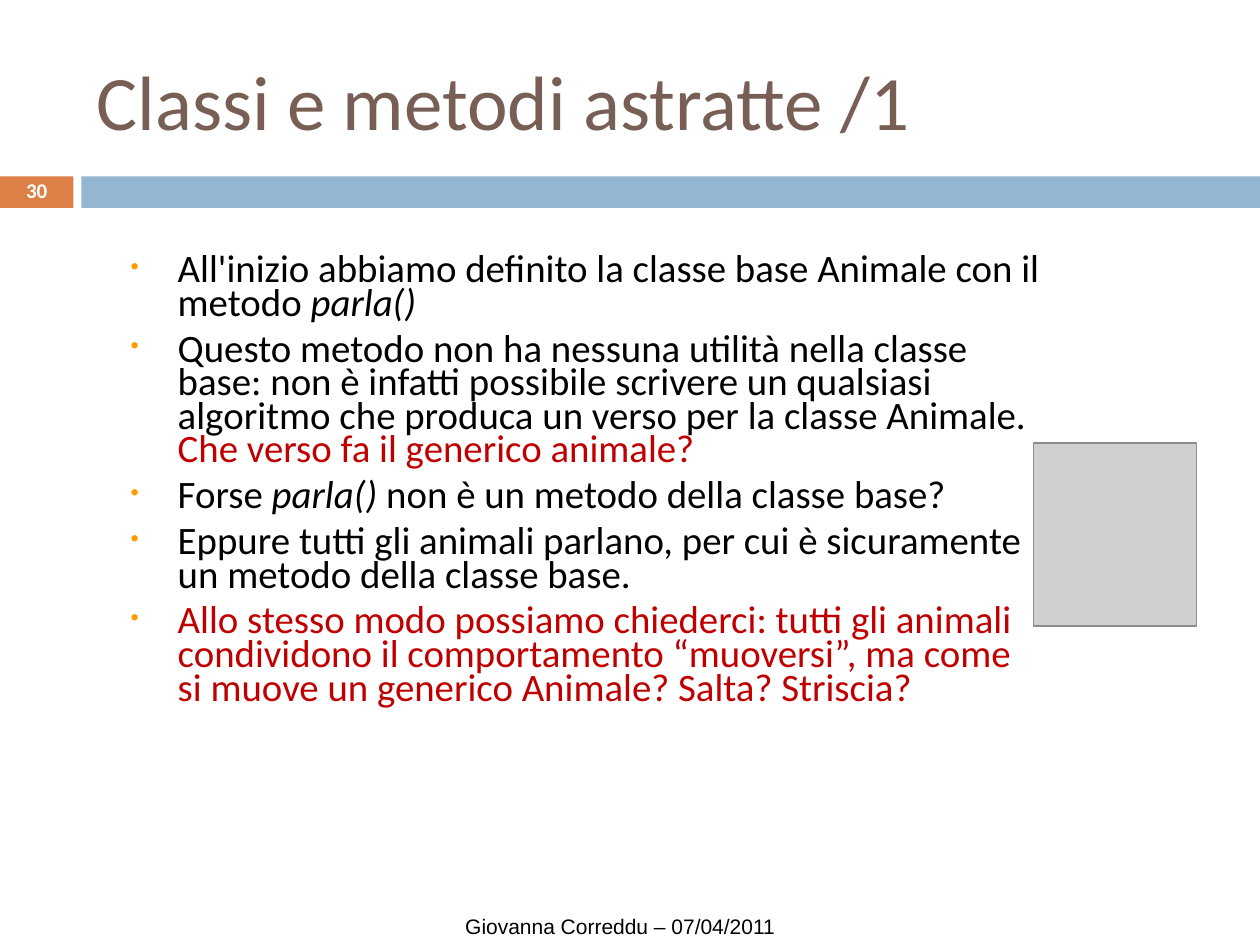
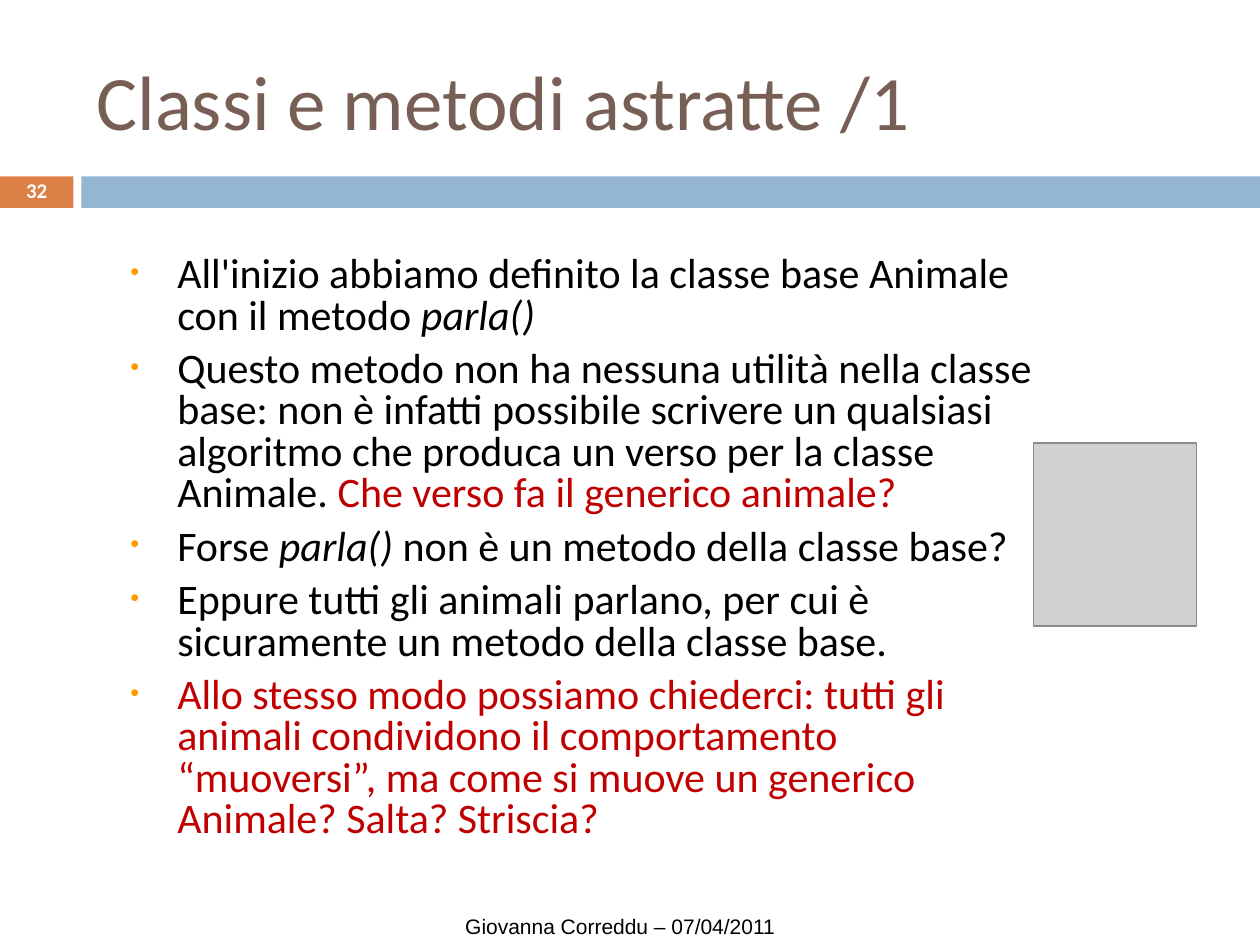
Before and after one commit to piffy/ereditarieta-java, a slide deck: slide 32 of slides/principidellaoop-ereditariet-110410103523-phpapp01.ppt (slide 30 before the commit). Drawn at 1260x945 pixels with LibreOffice and Linux fonts; fonts in the diff are those of the drawing; grey boxes stand for pictures. Boxes give left, top, right and bottom in pixels: in the first picture for what was removed or moved away, otherwise in the second. Text is boxed around its words. In the diff, an @@ line names an element or a change of style, - is before the commit and + after.

```diff
--- a/slides/principidellaoop-ereditariet-110410103523-phpapp01.ppt
+++ b/slides/principidellaoop-ereditariet-110410103523-phpapp01.ppt
@@ page number at bbox=[26, 184, 47, 198]: text changed @@
-30
+32
@@ text "All'inizio abbiamo definito la classe ..." at bbox=[177, 258, 1031, 834]: size 22.2 to 24 pt; line spacing 0.72 to 0.82 @@
```
Also in this commit, not shown: 18 other slides changed, 2 slides added, 8 other files.
